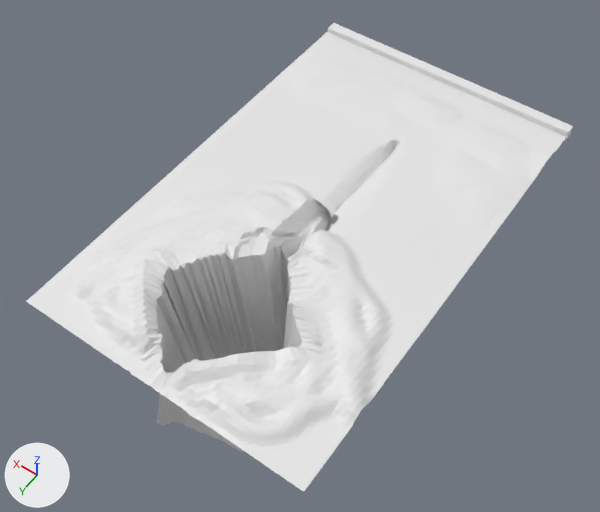
A saved change to the Blender file models/blenderfiles/BGhole.blend.
One viewpoint serves both versions: a 50 mm camera at (-33.6, 73.7, 100.6) aimed at (19.7, -0.9, -16.7). Lighting does not change. The marker at lower left points along +X, +Y and +Z.

Before the edit, the objects in view are built like this:
```python
me_cube_001 = bpy.data.meshes.new('Cube.001')
me_cube_001.from_pydata(...)  # a box spanning x -1.0..1.0, y -1.0..1.0, z -1.0..1.0
me_grid = bpy.data.meshes.new('Grid')
me_grid.from_pydata(...)  # 5899 vertices, 5629 faces; spans x -10.1..40.0, y -40.0..40.2, z -37.5..3.3
ob_cube = bpy.data.objects.new('Cube', me_cube_001)
ob_cube.location = (14.8, -39.3, 0.0)
ob_cube.scale = (25.0, 1.0, 1.0)
ob_grid = bpy.data.objects.new('Grid', me_grid)
ob_grid.location = (0.0, 0.0, 0.0)
```
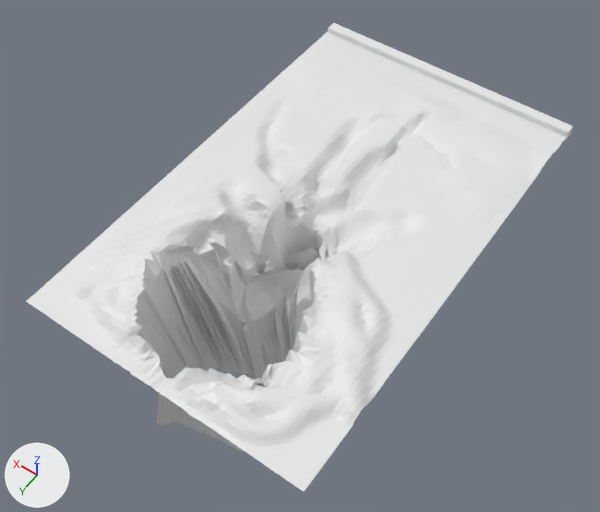
Boxes [x1, y1, x2, y2] around the edits, measured in the pictures (600 x 512 px; the box of a moved part takes in the faces that stretch with it):
part 1 of me_grid, moved or reshaped
    before: [124, 94, 461, 451]
    after: [123, 94, 461, 451]

What the commit changed:
me_grid is used by ob_grid; location (0.0, 0.0, 0.0).
me_grid had 5899 vertices, 5629 faces and spanned x -10.1..40.0, y -40.0..40.2, z -37.5..3.3.
me_grid now has 5899 vertices, 5629 faces and spans x -10.1..40.0, y -40.0..40.2, z -42.2..3.3.
me_grid part 1: 1532 of 5899 vertices moved; they spanned x -0.4..36.0, y -28.7..39.1, z -35.1..3.3 and now span x -0.4..36.0, y -28.8..39.2, z -42.2..3.3; mean shift (-0.1, 0.0, -2.5); largest move (19.8, 17.6, 2.5) -> (18.6, 16.0, -26.2).
